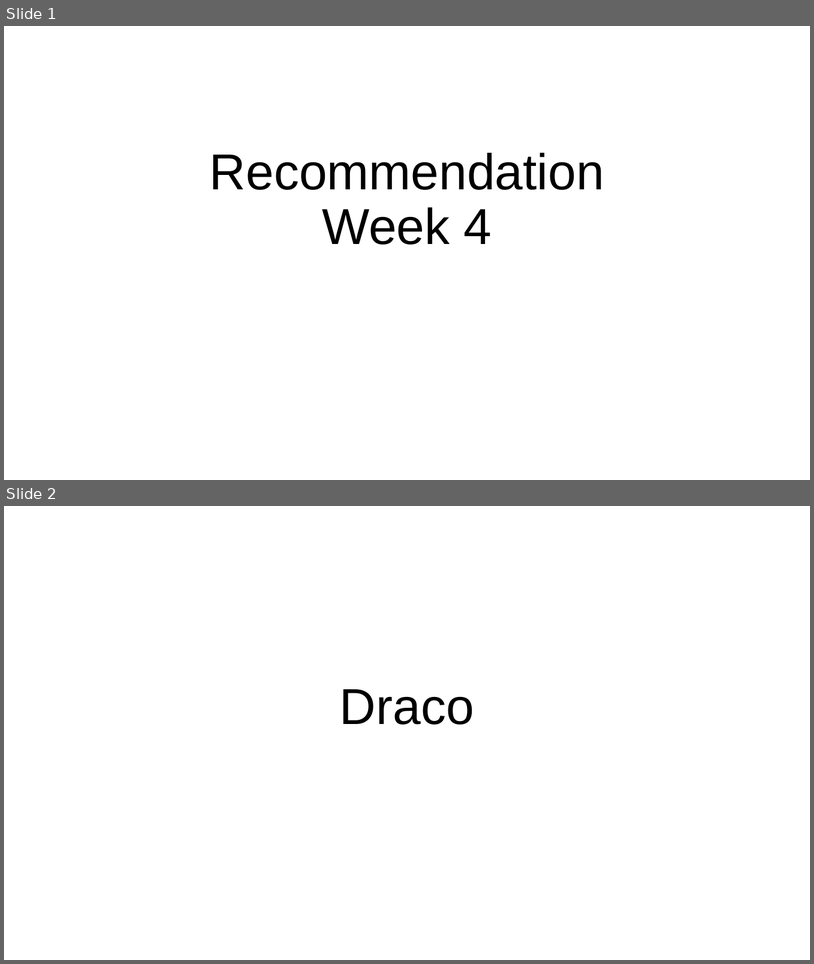
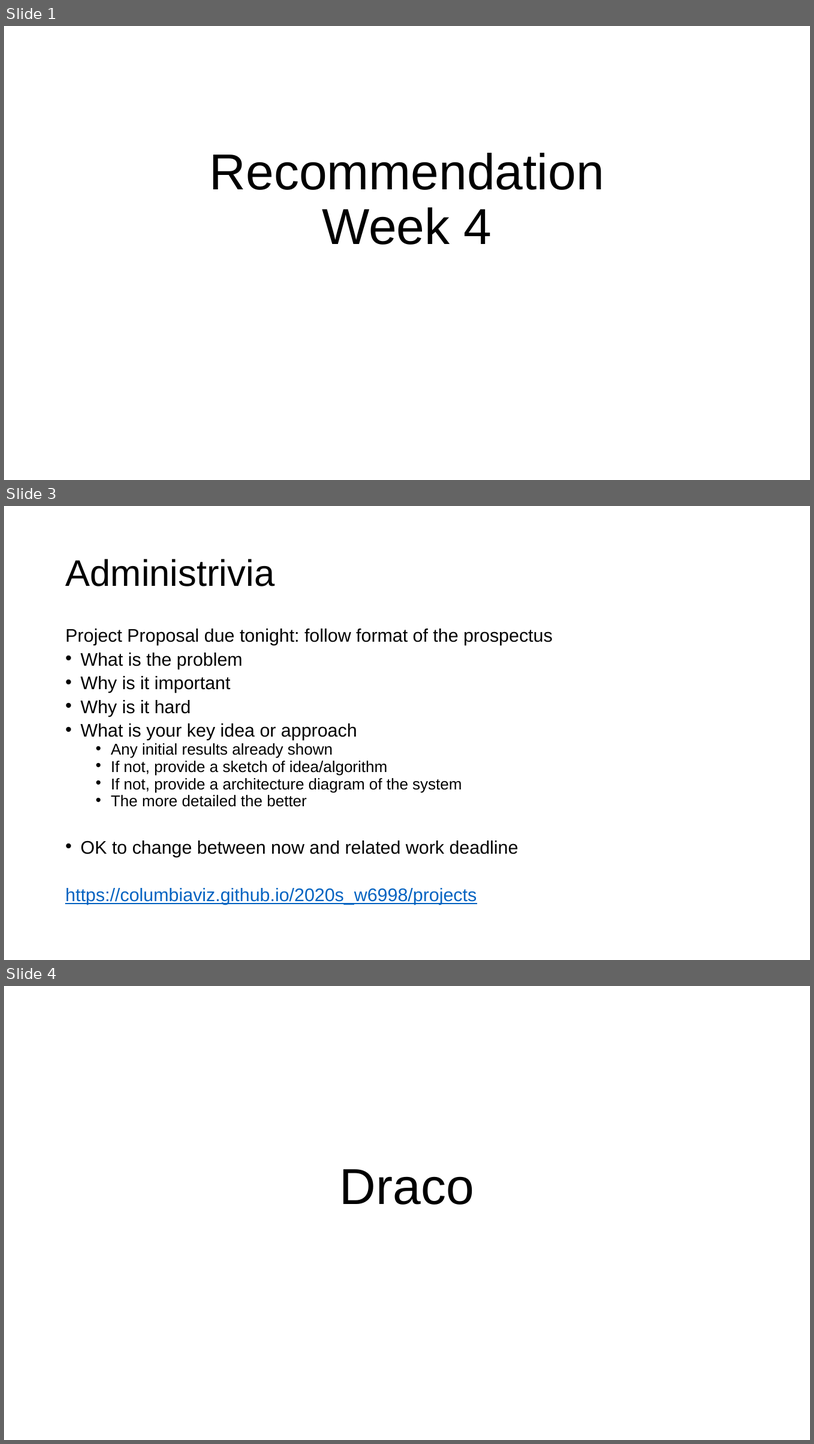
Before and after one commit to columbiaviz/columbiaviz.github.io, a slide deck: 2020s_w6998/lecs/04_rec.pptx. Shown one above the other, each under a label of ours: slides 1 and 2 before the commit, slides 1, 3 and 4 after it; the slides between them are not shown. The pictures are 814x964 and 814x1444 pixels, drawn with LibreOffice and Linux fonts; fonts in the diff are those of the drawing. Boxes give left, top, right and bottom in pixels: in the first picture for what was removed or moved away, otherwise in the second. Text is boxed around its words. In the diff, an @@ line names an element or a change of style, - is before the commit and + after.

```diff
--- a/2020s_w6998/lecs/04_rec.pptx
+++ b/2020s_w6998/lecs/04_rec.pptx
@@ slide 3 added at [4, 506, 810, 960], background #FFFFFF @@
@@ title added at [65, 559, 275, 586], 44 pt, text #000000 @@
+Administrivia
@@ text added at [65, 628, 553, 904], 21.7 pt, text #000000 @@
+Project Proposal due tonight: follow format of the prospectus
+• What is the problem
+• Why is it important
+• Why is it hard
+• What is your key idea or approach
+  • Any initial results already shown
+  • If not, provide a sketch of idea/algorithm
+  • If not, provide a architecture diagram of the system
+  • The more detailed the better
+• OK to change between now and related work deadline
+https://columbiaviz.github.io/2020s_w6998/projects
@@ what was slide 2 is now slide 4 @@
```
Also in this commit, not shown: 1 other slide added, 1 other file.
